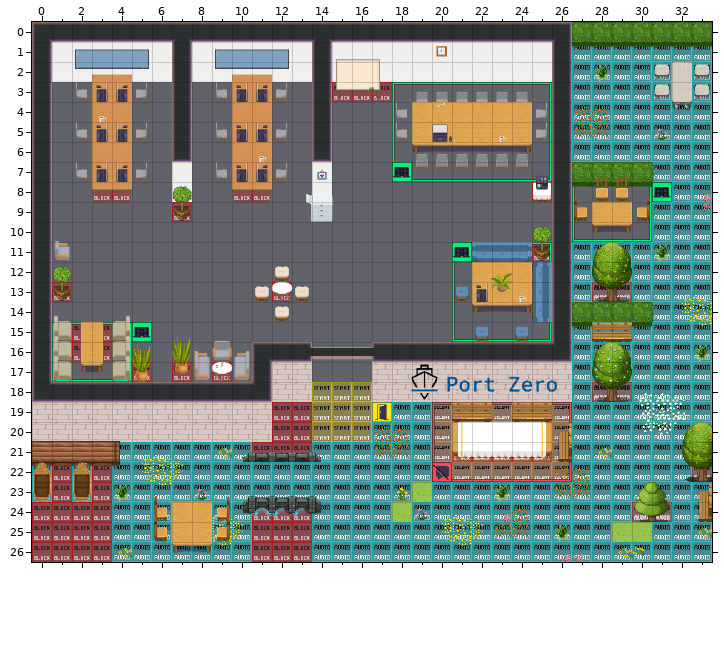
One commit to this Tiled map (JSON): office-winter.tmj. Above is the file before it was changed.
Cells are 32x32 px. Shown: x 0..33, y 0..26.
New version:
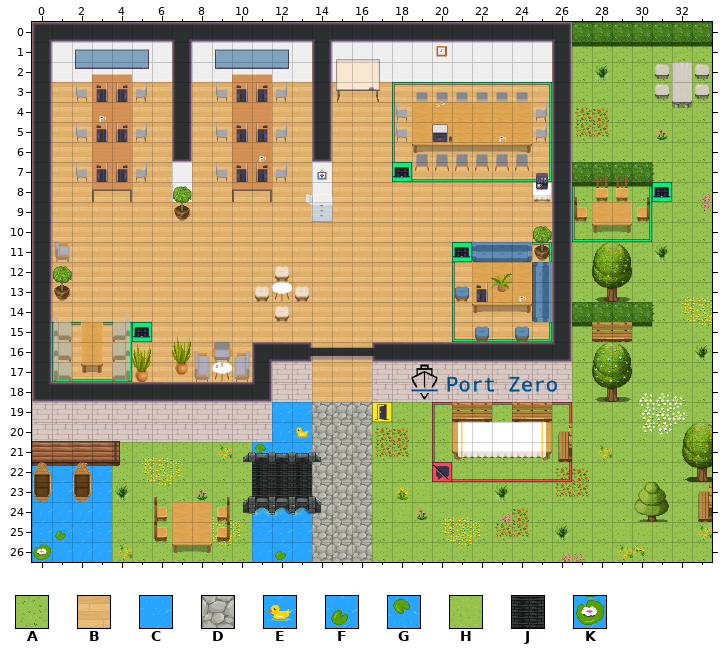
Key: from "Chunk 1": A 5, B 7, C 15, D 16, E 17, F 21, G 21 flipped up-down, H 23, J 25, K 27.
_ is an empty cell.
Tiles of an added or newly shown layer are drawn over the layers below it.
Difference:
Changed rows in their new state; . is an unchanged cell.
Layer "boeden" (now shown):
first column x 0:
 1 ...........................AAAAAAA
 2 ...........................AAAAA.A
 3 .BB..BB.BB..BB.BBBBBBBBBBB.AAAAA.A
 4 .BB..BB.BB..BB.BBBB......B.AAAAAAA
 5 .BB..BB.BB..BB.BBBB......B.AAAAAAA
 6 .BB..BB.BB..BB.BBBBBBBBBBB.AAAAAAA
 7 .BB..BB.BB..BB.BBB.BBBBBBB.....AAA
 8 .BBBBBB.BBBBBB.BBBBBBBBBBB.AAAA.AA
 9 .BBBBBBBBBBBBB.BBBBBBBBBBB.A..AAAA
10 .BBBBBBBBBBBBBBBBBBBBBBBBB.AAAAAAA
11 .BBBBBBBBBBBBBBBBBBBB....B.AAAAAAA
12 .BBBBBBBBBBBBBBBBBBBBB.....AAAAAAA
13 .BBBBBBBBBBBBBBBBBBBBB.....AAAAAAA
14 .BBBBBBBBBBBBBBBBBBBBBBBB......AAA
15 .BBBB.BBBBBBBBBBBBBBBBBBBB.AAAAAAA
16 .BBBBBBBBBB...BBB..........AAAAAAA
17 .BBBBBBBBBB...BBB..........AAAAAAA
18 ..............BBB..........AAAAAAA
19 ............CCDDDAAAAAAAAAAAAAAAAA
20 ............CEDDDAAAA.....AAAAAAAA
21 ....AAAAAAAGCCDDDAAAAAAAAAAAAAAAA.
22 CCCCAAAAAAAJJJDDDAAA.AAAAAAAAAAAAA
23 CCCCAAAAAAAJJJDDDAH.AAAAAAAAAAAAAA
24 CCCCAAA..AACCCDDDA.HAAAAAAAAAAAAAA
25 CFCCAAA..AACCCDDDAAAAAAAAAAAA..AAA
26 KCCCAAAAAAACFCDDDAAAAAAAAAAAAAAAAA
